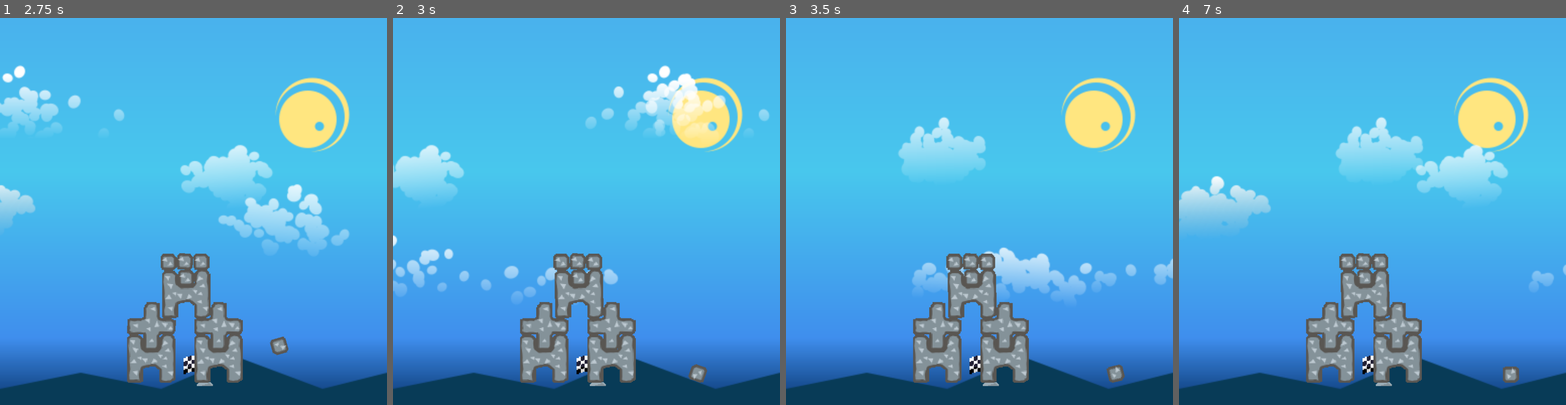
Above: before the commit, frames 1-4 (left to right).
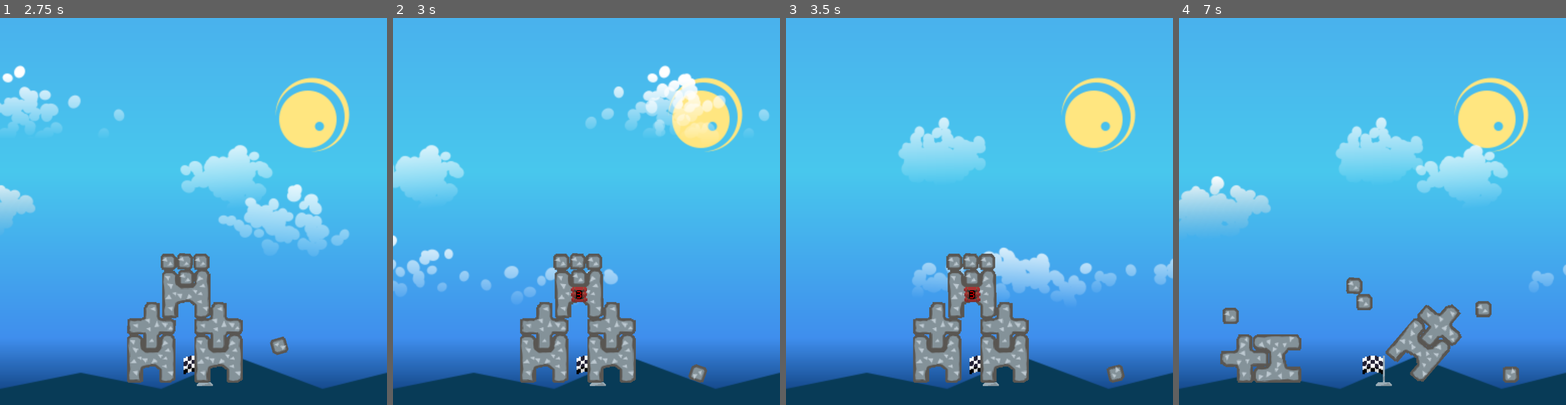
Above: after the commit, the same moments.

Repository: BeanPoleGamesDev/DynamiteParamedics
Game: Godot game, scene res://app/scenes/LevelOne.tscn
Two runs of this game, one before a commit and one after it. Both use one fixed random seed, a clock stepped at 60 frames per second and the inputs below.
Inputs (mouse positions are in pixels of both pictures, inside the frame that each line leads up to):
- Up to frame 1 (2.75 s): move the mouse to (278, 192) at 0.52 s; click (278, 192) at 0.6 s; move the mouse to (116, 230) at 1.27 s; click (116, 230) at 1.35 s; move the mouse to (232, 126) at 2.02 s; click (232, 126) at 2.1 s
- Up to frame 2 (3 s): move the mouse to (567, 288) at 2.77 s; click (567, 288) at 2.85 s
- Up to frame 3 (3.5 s): no input
- Up to frame 4 (7 s): move the mouse to (1488, 269) at 3.52 s; click (1488, 269) at 3.6 s; move the mouse to (1256, 153) at 4.27 s; click (1256, 153) at 4.35 s; move the mouse to (1391, 211) at 5.02 s; click (1391, 211) at 5.1 s; move the mouse to (1314, 114) at 5.77 s; click (1314, 114) at 5.85 s; move the mouse to (1457, 192) at 6.52 s; click (1457, 192) at 6.6 s

Frame 1 is identical in both runs. In frame 2, 0.2% of the frame differs, in the area x 45-51%, y 69-74%; in frame 3, 0.2%; in frame 4, 9.5%, in the area x 10-81%, y 60-95%.

Commit message:
fix merge issue

Diff:
--- a/app/objects/Blocks/1.5x1.5Circle.tscn
+++ b/app/objects/Blocks/1.5x1.5Circle.tscn
@@ -1,12 +1,12 @@
 [gd_scene load_steps=4 format=3 uid="uid://cocwqfnmggj3t"]
 
 [ext_resource type="PackedScene" uid="uid://b5iw6y8hrwoph" path="res://app/objects/Blocks/Block.tscn" id="1_eg28m"]
-[ext_resource type="Texture2D" uid="uid://bkdjdlmciydoa" path="res://assets/blocks/cir15.png" id="2_py3o5"]
+[ext_resource type="Texture2D" uid="uid://cwhyt3qs2tv8b" path="res://assets/blocks/cir15.png" id="2_py3o5"]
 
 [sub_resource type="CircleShape2D" id="CircleShape2D_b5d1w"]
 radius = 12.0
 
-[node name="Block" instance=ExtResource("1_eg28m")]
+[node name="Block3" instance=ExtResource("1_eg28m")]
 
 [node name="Sprite2D" type="Sprite2D" parent="." index="0"]
 texture = ExtResource("2_py3o5")
--- a/app/objects/Blocks/1x1Circle.tscn
+++ b/app/objects/Blocks/1x1Circle.tscn
@@ -1,12 +1,12 @@
 [gd_scene load_steps=4 format=3 uid="uid://c284hsotqlj0l"]
 
 [ext_resource type="PackedScene" uid="uid://b5iw6y8hrwoph" path="res://app/objects/Blocks/Block.tscn" id="1_5csgo"]
-[ext_resource type="Texture2D" uid="uid://bm8xdua8ro6il" path="res://assets/blocks/cir1x.png" id="2_3nxyg"]
+[ext_resource type="Texture2D" uid="uid://dvom1lpu5b7qu" path="res://assets/blocks/cir1x.png" id="2_3nxyg"]
 
 [sub_resource type="CircleShape2D" id="CircleShape2D_b5d1w"]
 radius = 17.0294
 
-[node name="Block" instance=ExtResource("1_5csgo")]
+[node name="Block3" instance=ExtResource("1_5csgo")]
 
 [node name="Sprite2D" type="Sprite2D" parent="." index="0"]
 scale = Vector2(2.125, 2.125)
--- a/app/objects/Blocks/2x2Corner.tscn
+++ b/app/objects/Blocks/2x2Corner.tscn
@@ -16,7 +16,7 @@
 [sub_resource type="CapsuleShape2D" id="CapsuleShape2D_1rm5t"]
 height = 34.0
 
-[node name="Block" instance=ExtResource("1_lu31k")]
+[node name="Block3" instance=ExtResource("1_lu31k")]
 
 [node name="Sprite2D" type="Sprite2D" parent="." index="0"]
 scale = Vector2(2.125, 2.125)
--- a/app/objects/Blocks/2x4Rectangle.tscn
+++ b/app/objects/Blocks/2x4Rectangle.tscn
@@ -10,7 +10,7 @@
 radius = 7.0
 height = 68.0
 
-[node name="Block" instance=ExtResource("1_2j2tq")]
+[node name="Block4" instance=ExtResource("1_2j2tq")]
 
 [node name="Sprite2D" type="Sprite2D" parent="." index="0"]
 scale = Vector2(2.125, 2.125)
--- a/app/objects/Blocks/2z2Square.tscn
+++ b/app/objects/Blocks/2z2Square.tscn
@@ -10,7 +10,7 @@
 radius = 7.0
 height = 68.0
 
-[node name="Block" instance=ExtResource("1_u545i")]
+[node name="Block4" instance=ExtResource("1_u545i")]
 
 [node name="Sprite2D" type="Sprite2D" parent="." index="0"]
 scale = Vector2(2.125, 2.125)
--- a/app/objects/Blocks/Square.tscn
+++ b/app/objects/Blocks/Square.tscn
@@ -20,7 +20,6 @@
 texture = ExtResource("2_ir4g5")
 
 [node name="CollisionShape2D" type="CollisionShape2D" parent="." index="1"]
-
 texture_filter = 1
 position = Vector2(-1.90735e-06, -1.90735e-06)
 shape = SubResource("RectangleShape2D_ti2t6")
@@ -33,5 +32,4 @@
 [node name="CollisionShape2D4" type="CollisionShape2D" parent="." index="3"]
 texture_filter = 1
 position = Vector2(10, -1.90735e-06)
-
 shape = SubResource("CapsuleShape2D_w1nme")
--- a/app/scenes/LevelBase.tscn
+++ b/app/scenes/LevelBase.tscn
@@ -1,7 +1,8 @@
-[gd_scene load_steps=3 format=3 uid="uid://dics4vpm8vwke"]
+[gd_scene load_steps=4 format=3 uid="uid://dics4vpm8vwke"]
 
 [ext_resource type="PackedScene" uid="uid://pr1xavi16le1" path="res://app/objects/Ground.tscn" id="1_84h51"]
-[ext_resource type="PackedScene" uid="uid://bqapfsud5m86i" path="res://app/objects/background.tscn" id="1_l70hs"]
+[ext_resource type="PackedScene" path="res://app/objects/background.tscn" id="1_l70hs"]
+[ext_resource type="PackedScene" uid="uid://cu4nn3n8c55l8" path="res://app/objects/Mouse Click.tscn" id="3_14x4k"]
 
 [node name="LevelBase" type="Node2D"]
 
@@ -9,3 +10,5 @@
 
 [node name="Ground" parent="." instance=ExtResource("1_84h51")]
 position = Vector2(395, 786)
+
+[node name="MouseClick" parent="." instance=ExtResource("3_14x4k")]
--- a/app/scenes/LevelOne.tscn
+++ b/app/scenes/LevelOne.tscn
@@ -5,9 +5,9 @@
 [ext_resource type="PackedScene" uid="uid://ccevlx5p0brdm" path="res://app/objects/Blocks/Square.tscn" id="2_d1tcx"]
 [ext_resource type="PackedScene" uid="uid://xgohpf77yi2h" path="res://app/objects/Blocks/Cross.tscn" id="2_gcdds"]
 [ext_resource type="PackedScene" uid="uid://um1mj5quqvhy" path="res://app/objects/Ambulance.tscn" id="4_rin53"]
-[ext_resource type="PackedScene" uid="uid://dlc1kon5iqevb" path="res://app/objects/flag.tscn" id="5_dpxc6"]
+[ext_resource type="PackedScene" path="res://app/objects/flag.tscn" id="5_dpxc6"]
 
-[node name="LevelBase" instance=ExtResource("1_6tp2w")]
+[node name="LevelBase2" instance=ExtResource("1_6tp2w")]
 texture_filter = 1
 
 [node name="RigidBody2D" parent="." index="1" instance=ExtResource("4_rin53")]
Not shown: 1 places in app/objects/Blocks/2x2Corner.tscn that only renumber resources
Not shown: 1 places in app/objects/Blocks/2x4Rectangle.tscn that only renumber resources
Not shown: 1 places in app/objects/Blocks/2z2Square.tscn that only renumber resources
Not shown: 1 places in app/objects/Blocks/Square.tscn that only renumber resources
